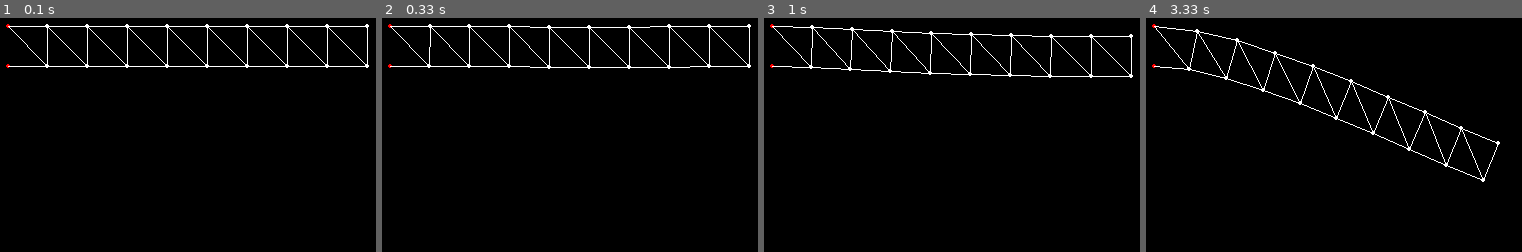
Above: before the commit, frames 1-4 (left to right).
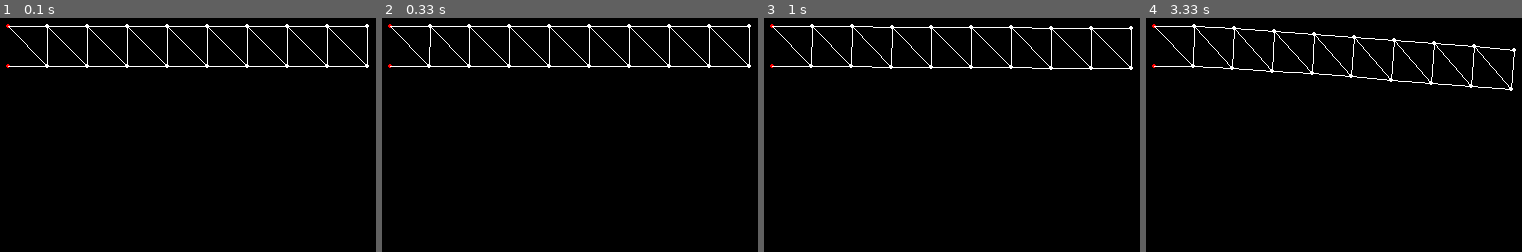
Above: after the commit, the same moments.

Repository: aik6980/coderdojo
Game: pygame game, started from src/pygame101.py
Two runs of this game, one before a commit and one after it. Both use one fixed random seed, a clock stepped at 60 frames per second and the inputs below.
Inputs (mouse positions are in pixels of both pictures, inside the frame that each line leads up to):
- Up to frame 1 (0.1 s): no input
- Up to frame 2 (0.33 s): no input
- Up to frame 3 (1 s): click (outside the picture) at 0.38 s
- Up to frame 4 (3.33 s): no input

Frame 1 is identical in both runs. In frame 2, 0.9% of the frame differs, in the area x 39-82%, y 2-22%; in frame 3, 2.6%; in frame 4, 3.4%, in the area x 2-99%, y 2-71%.

Commit message:
add mouse interaction to verlet beam

Diff:
--- a/src/py_physics/py_physics_simulation.py
+++ b/src/py_physics/py_physics_simulation.py
@@ -13,6 +13,7 @@
     m_acc = Vector2(0, 0)
 
     m_fixed = False
+    m_active = True
 
     def __init__(self, x: float, y: float):
         self.m_pos = Vector2(x,y)
@@ -27,6 +28,8 @@
     m_Particle0 = None
     m_Particle1 = None
     m_Target = 0
+
+    m_active = True
 
     def __init__(self, a: PhyParticleInstance, b: PhyParticleInstance):
         self.m_Particle0 = a
@@ -60,18 +63,35 @@
     def test_collision_instance(self, v: Vector2):
         threshold = 5
 
-        for i in range(0, self.m_ConstraintCounter):
-            p0 = self.m_ConstraintBuffer[i].m_Particle0
-            p1 = self.m_ConstraintBuffer[i].m_Particle1
-            if (p0.m_pos - v).length() < threshold:
-                self.m_ConstraintCounter = self.remove_instance(self.m_ConstraintBuffer, i, self.m_ConstraintCounter)
-            elif (p1.m_pos - v).length() < threshold:
-                self.m_ConstraintCounter = self.remove_instance(self.m_ConstraintBuffer, i, self.m_ConstraintCounter)
-
         for i in range(0, self.m_InstanceCounter):
             p = self.m_InstanceBuffer[i]
             if (p.m_pos - v).length() < threshold:
+                p.m_active = False
+
+        for i in range(0, self.m_ConstraintCounter):
+            c = self.m_ConstraintBuffer[i]
+            p0 = c.m_Particle0
+            p1 = c.m_Particle1
+            if (p0.m_pos - v).length() < threshold:
+                c.m_active = False
+            elif (p1.m_pos - v).length() < threshold:
+                c.m_active = False
+
+        i = 0
+        while i < self.m_ConstraintCounter:
+            c = self.m_ConstraintBuffer[i]
+            if not c.m_active:
+                self.m_ConstraintCounter = self.remove_instance(self.m_ConstraintBuffer, i, self.m_ConstraintCounter)
+            else:
+                i += 1
+
+        i = 0
+        while i < self.m_InstanceCounter:
+            p = self.m_InstanceBuffer[i]
+            if not p.m_active:
                 self.m_InstanceCounter = self.remove_instance(self.m_InstanceBuffer, i, self.m_InstanceCounter)
+            else:
+                i += 1
 
     @staticmethod
     def remove_instance(ls: list, remove_id: int, last_id: int):
@@ -84,9 +104,8 @@
 
         step = delta_time/1
         for i in range(0, 1):
-
             for ii in range(0, self.m_InstanceCounter):
-                self.m_InstanceBuffer[ii].m_acc += Vector2(0, 20)
+                self.m_InstanceBuffer[ii].m_acc += Vector2(0, 4)
                 self.step_simulation_verlet(self.m_InstanceBuffer[ii], step)
 
             for ii in range(0, self.m_ConstraintCounter):
